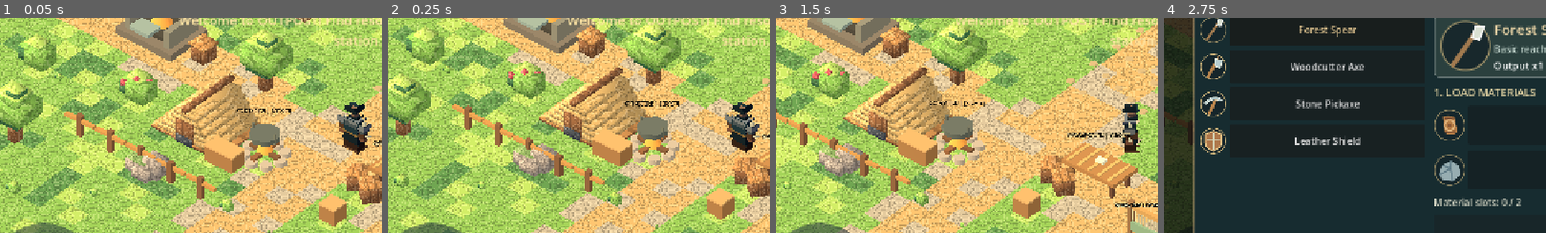
Above: before the commit, frames 1-4 (left to right).
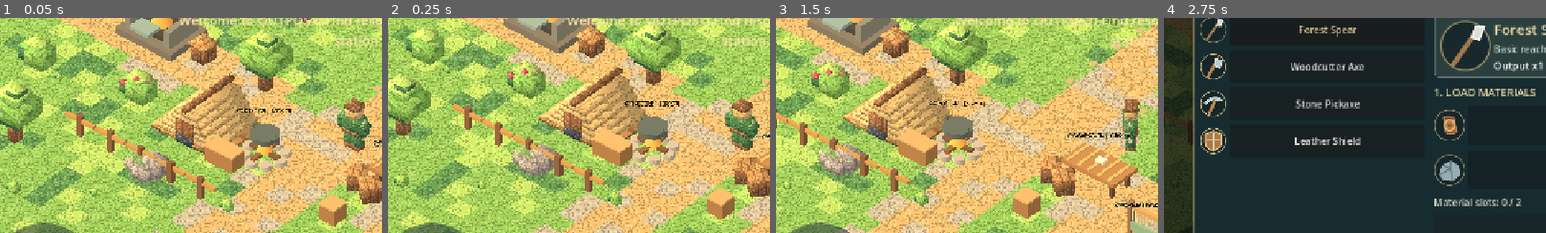
Above: after the commit, the same moments.

Repository: Smurfis/outpost-rpg
Game: Godot game, scene res://scenes/main.tscn
Two runs of this game, one before a commit and one after it. Both use one fixed random seed, a clock stepped at 60 frames per second and the inputs below.
Inputs (mouse positions are % of the whole screen's width and height, from its top left):
- Up to frame 1 (0.05 s): no input
- Up to frame 2 (0.25 s): no input
- Up to frame 3 (1.5 s): move the mouse to (72, 45) at 0.52 s; hold D (outpost_right) 0.53-1.25 s; hold F (outpost_attack) 0.53-1.25 s; click (72, 45) at 0.67 s; tap Space at 0.77 s; drag from (30, 55) to (45, 70) at 1.27 s
- Up to frame 4 (2.75 s): move the mouse to (60, 28) at 2.02 s; hold D (outpost_right) from 2.03 s (still down); hold C (outpost_craft) from 2.03 s (still down)
The pictures show only the part of the screen within x 4-54%, y 24-74%; the shares and areas given below are measured in that part.

The runs differ from the first frame. In frame 1, 1.5% of the frame differs, in the area x 88-98%, y 36-64%; in frame 2, 1.4%; in frame 3, 0.9%; in frame 4, nothing differs.

Commit message:
feat(voxel): retain existing rig, but render chunky pixel-adventurer parts

Diff:
--- a/scripts/player.gd
+++ b/scripts/player.gd
@@ -1,6 +1,7 @@
 extends CharacterBody3D
 ## Outpost v0.5: modular original OBJ adventurer with animated limbs and equipment.
 const MODEL_ROOT: String = "res://assets/models/"
+const VOXEL_CHARACTER = preload("res://scripts/voxel/voxel_character.gd")
 
 var game
 var hud
@@ -66,9 +67,13 @@
 	return pivot
 
 func _model(id: String, parent: Node3D, position_at: Vector3) -> MeshInstance3D:
-	var model := MeshInstance3D.new()
+	var model: MeshInstance3D
+	if game != null and bool(game.get("voxel_art_enabled")):
+		model = VOXEL_CHARACTER.create_part(id)
+	if model == null:
+		model = MeshInstance3D.new()
+		model.mesh = load(MODEL_ROOT + id + ".obj") as Mesh
 	model.name = id
-	model.mesh = load(MODEL_ROOT + id + ".obj") as Mesh
 	model.position = position_at
 	parent.add_child(model)
 	return model
